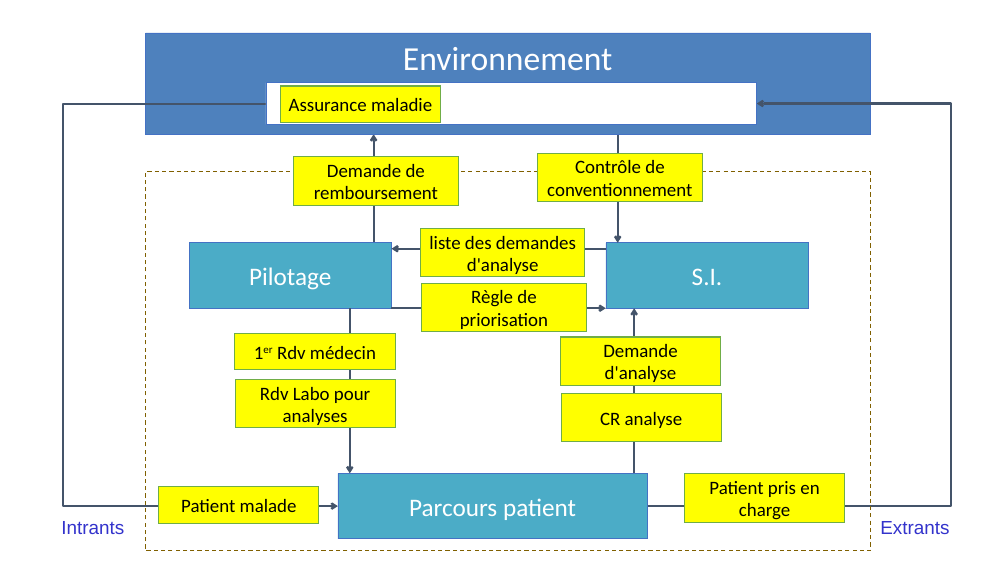
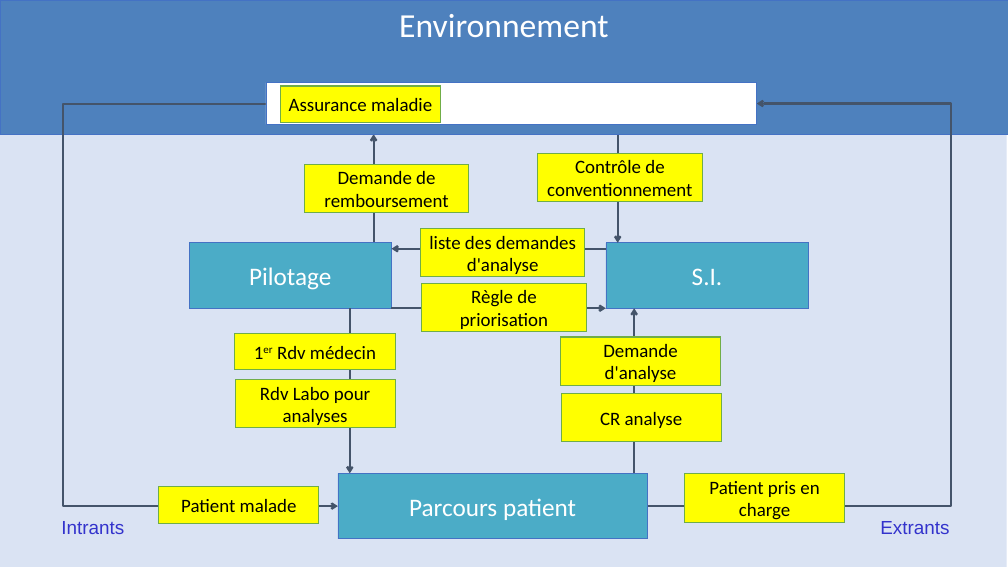
Before and after one commit to Mouhamed-13/projet-FENS, a slide deck: slide 1 of thématique SI/004 Définir le SI/rsrc/exercice_004.pptx. Drawn at 1008x567 pixels with LibreOffice and Linux fonts; fonts in the diff are those of the drawing. Boxes give left, top, right and bottom in pixels: in the first picture for what was removed or moved away, otherwise in the second. Text is boxed around its words. In the diff, an @@ line names an element or a change of style, - is before the commit and + after.

```diff
--- a/thématique SI/004 Définir le SI/rsrc/exercice_004.pptx
+++ b/thématique SI/004 Définir le SI/rsrc/exercice_004.pptx
@@ rectangle "Environnement": place and size @@
-rectangle "Environnement" at [146, 33, 871, 134]
+rectangle "Environnement" at [0, 0, 1008, 135]
@@ rectangle: place and size @@
-rectangle at [146, 172, 871, 551]
+rectangle at [0, 134, 1006, 567]
@@ rectangle at [0, 134, 1006, 567]: fill none to #DAE3F3; outline #806000 1 pt dashed to none @@
@@ rectangle "Demande de remboursement": place and size @@
-rectangle "Demande de remboursement" at [294, 157, 459, 206]
+rectangle "Demande de remboursement" at [305, 164, 470, 212]
```
Also in this commit, not shown: 1 other slide changed, 1 slide added, 5 other files.
